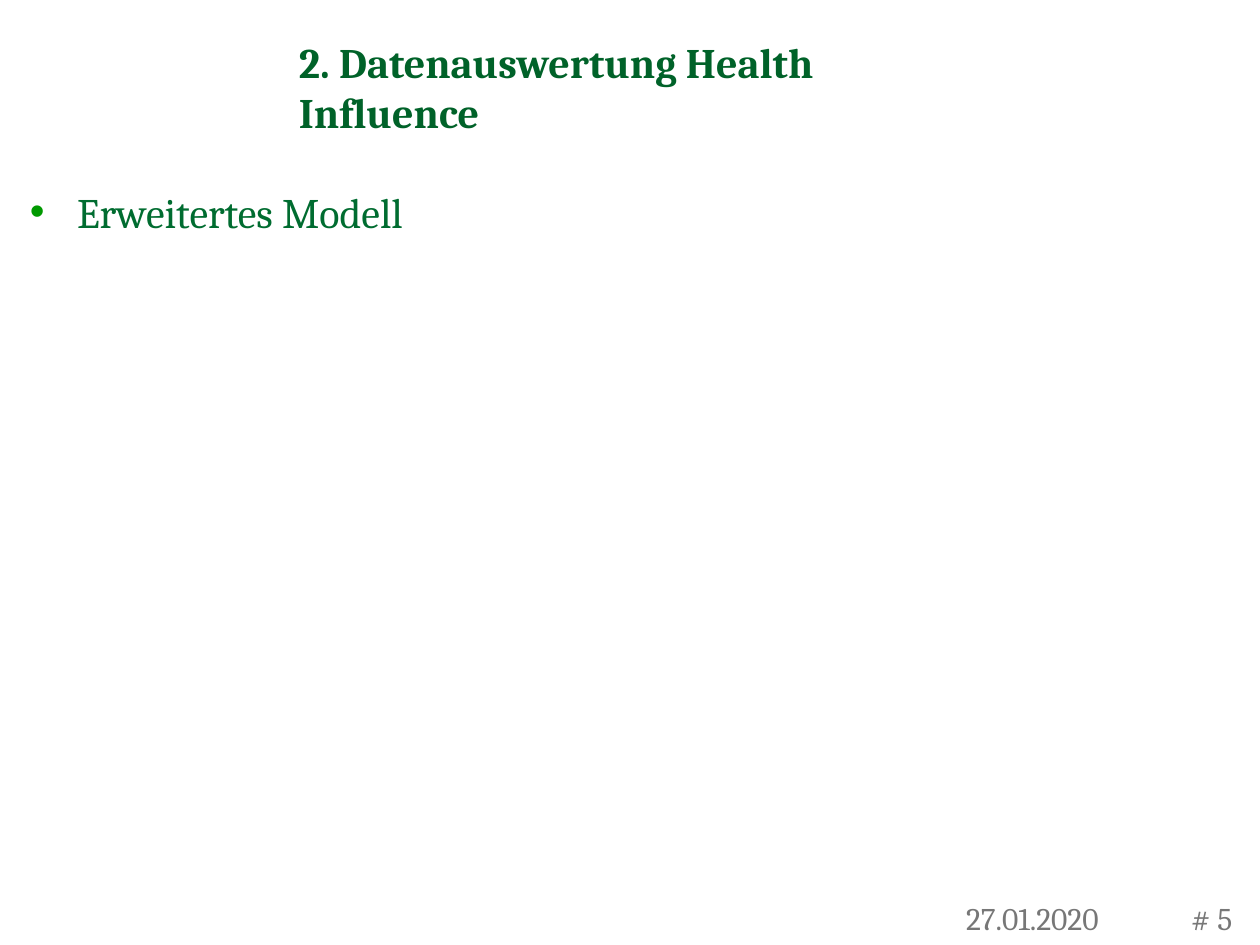
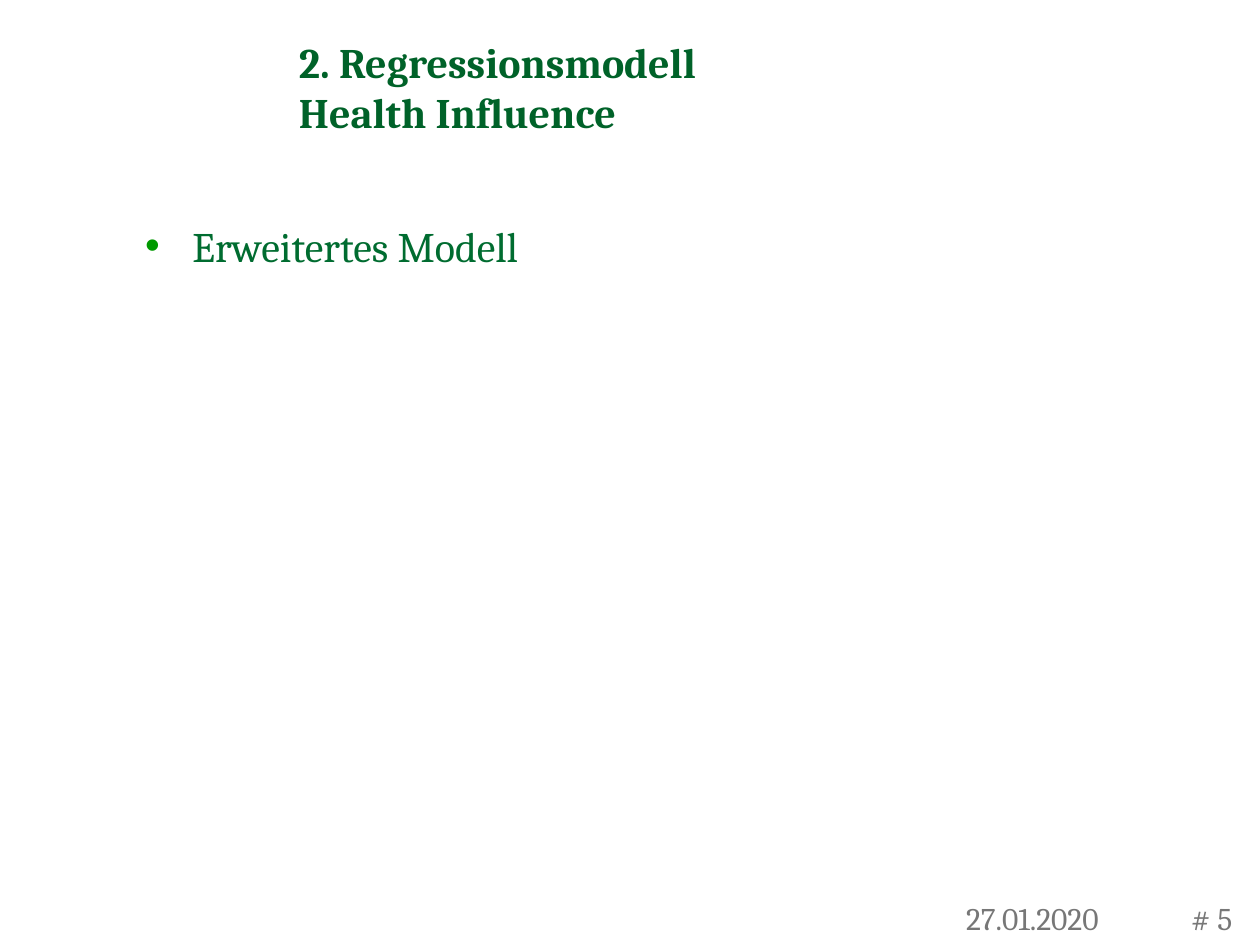
Before and after one commit to RafaelSchuetz/Pareto, a slide deck: slide 5 of CHILDREN/Zwischenkolloquien/2. Zwischentreffen Präsentation.pptx. Drawn at 1260x945 pixels with LibreOffice and Linux fonts; fonts in the diff are those of the drawing; background and template pictures are left out. Boxes give left, top, right and bottom in pixels: in the first picture for what was removed or moved away, otherwise in the second. Text is boxed around its words. In the diff, an @@ line names an element or a change of style, - is before the commit and + after.

```diff
--- a/CHILDREN/Zwischenkolloquien/2. Zwischentreffen Präsentation.pptx
+++ b/CHILDREN/Zwischenkolloquien/2. Zwischentreffen Präsentation.pptx
@@ title at (299, 48, 696, 129): text changed @@
-2. Datenauswertung Health Influence
+2. Regressionsmodell Health Influence
@@ text "Erweitertes Modell": place and size @@
-text "Erweitertes Modell" at (77, 198, 403, 229)
+text "Erweitertes Modell" at (192, 233, 519, 263)
```
Also in this commit, not shown: 2 other slides changed, 4 slides added, 1 slide removed.
